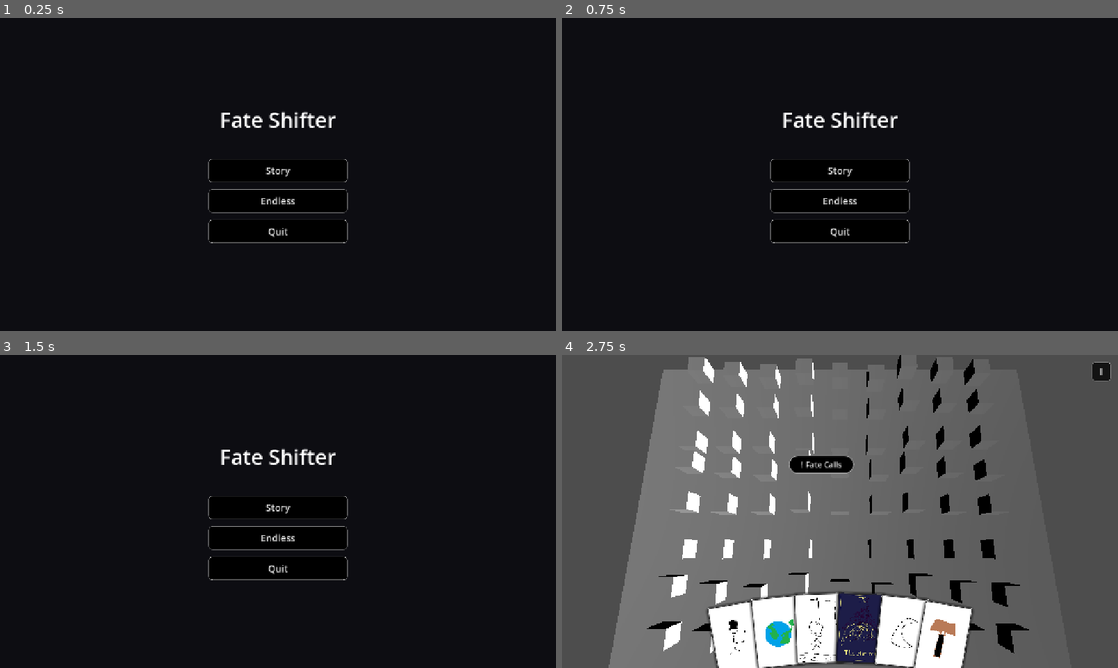
Above: before the commit, frames 1-4 (two rows, left to right).
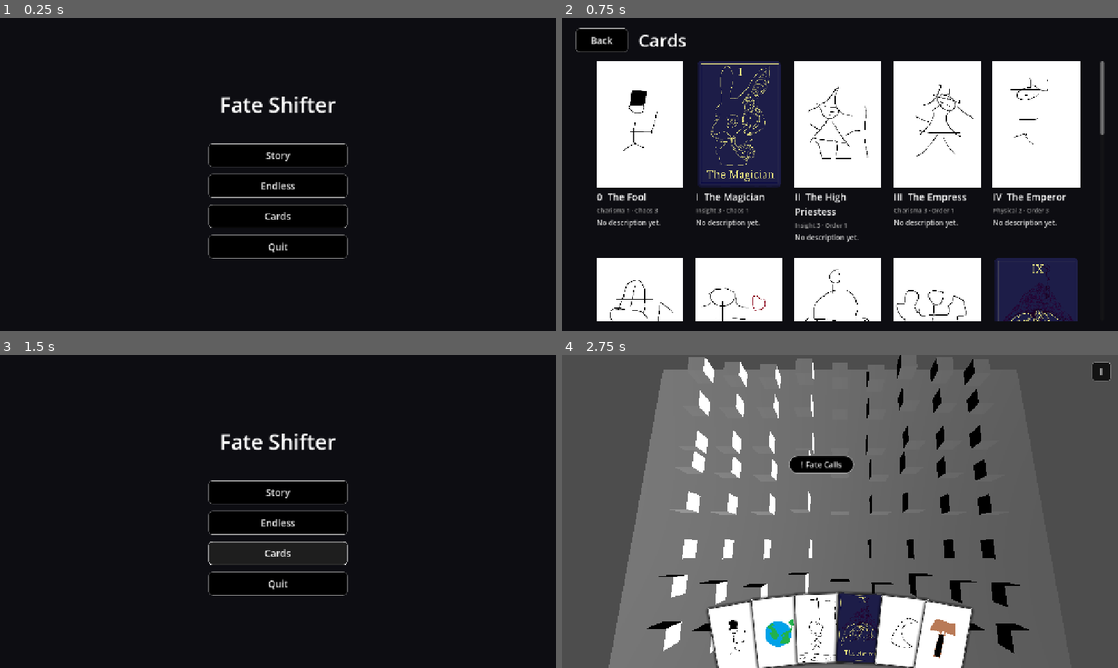
Above: after the commit, the same moments.

Repository: Cthulhu5227/GameOffShift
Game: Godot game, scene res://main_menu.tscn
Same seed, same stepped clock (60 frames per second), same inputs: the game is played once before the commit and once after it.
Inputs (mouse positions are in pixels of both pictures, inside the frame that each line leads up to):
- Up to frame 1 (0.25 s): no input
- Up to frame 2 (0.75 s): click (840, 215) at 0.5 s, where only the run after the commit has a clickable "Cards"
- Up to frame 3 (1.5 s): click (38, 376) at 1.25 s, where only the run after the commit has a clickable "Back"
- Up to frame 4 (2.75 s): click "Story" at 2 s

The runs differ from the first frame. In frame 1, 2.7% of the frame differs, in the area x 37-63%, y 25-77%; in frame 2, 49%, in the area x 2-98%, y 3-97%; in frame 3, 3.8%; in frame 4, nothing differs.

Commit message:
Added a card page to describe each card.

Diff:
--- /dev/null
+++ b/shift/card_gallery.gd
@@ -0,0 +1,52 @@
+extends Control
+
+const MAIN_MENU := "res://main_menu.tscn"
+const CARD_FOLDER := "res://data/cards"
+const ART_FOLDER := "res://data/card_imgs"
+const ENTRY_WIDTH := 200.0
+const ROMAN := ["0", "I", "II", "III", "IV", "V", "VI", "VII", "VIII", "IX", "X", "XI", "XII", "XIII", "XIV", "XV", "XVI", "XVII", "XVIII", "XIX", "XX", "XXI"]
+
+@onready var grid: GridContainer = %Grid
+
+func _ready() -> void:
+    %BackButton.pressed.connect(get_tree().change_scene_to_file.bind(MAIN_MENU))
+    var cards := CardBag.load_cards(CARD_FOLDER)
+    cards.sort_custom(func(a, b): return a.number < b.number)
+    for card in cards:
+        grid.add_child(_make_entry(card))
+
+func _make_entry(card: CardData) -> Control:
+    var box := VBoxContainer.new()
+    box.custom_minimum_size.x = ENTRY_WIDTH
+    box.add_theme_constant_override("separation", 6)
+
+    var art := TextureRect.new()
+    art.texture = card.art if card.art else load(ART_FOLDER.path_join(String(card.id) + ".png"))
+    art.custom_minimum_size = Vector2(ENTRY_WIDTH, ENTRY_WIDTH * 640.0 / 440.0)
+    art.expand_mode = TextureRect.EXPAND_IGNORE_SIZE
+    art.stretch_mode = TextureRect.STRETCH_KEEP_ASPECT_CENTERED
+    box.add_child(art)
+
+    var numeral: String = ROMAN[card.number] if card.number < ROMAN.size() else str(card.number)
+    box.add_child(_label("%s  %s" % [numeral, card.display_name], 22, Color.WHITE))
+    box.add_child(_label(_traits_text(card), 14, Color(0.6, 0.6, 0.6)))
+    var desc := card.description if card.description != "" else "No description yet."
+    box.add_child(_label(desc, 16, Color(0.85, 0.85, 0.85)))
+    return box
+
+## e.g. "Physical 2 · Chaos 2" (traits at 0 are left out)
+func _traits_text(card: CardData) -> String:
+    var parts: PackedStringArray = []
+    for t in CardData.TRAITS:
+        var value: int = card.get(t)
+        if value > 0:
+            parts.append("%s %d" % [String(t).capitalize(), value])
+    return " · ".join(parts)
+
+func _label(text: String, font_size: int, color: Color) -> Label:
+    var label := Label.new()
+    label.text = text
+    label.autowrap_mode = TextServer.AUTOWRAP_WORD_SMART
+    label.add_theme_font_size_override("font_size", font_size)
+    label.add_theme_color_override("font_color", color)
+    return label
--- /dev/null
+++ b/shift/card_gallery.tscn
@@ -0,0 +1,113 @@
+[gd_scene format=3]
+
+[ext_resource type="Script" path="res://card_gallery.gd" id="1_gallery"]
+
+[sub_resource type="StyleBoxFlat" id="Style_btn_normal"]
+content_margin_left = 16.0
+content_margin_top = 10.0
+content_margin_right = 16.0
+content_margin_bottom = 10.0
+bg_color = Color(0, 0, 0, 1)
+border_width_left = 1
+border_width_top = 1
+border_width_right = 1
+border_width_bottom = 1
+border_color = Color(0.6, 0.6, 0.6, 1)
+corner_radius_top_left = 8
+corner_radius_top_right = 8
+corner_radius_bottom_right = 8
+corner_radius_bottom_left = 8
+
+[sub_resource type="StyleBoxFlat" id="Style_btn_hover"]
+content_margin_left = 16.0
+content_margin_top = 10.0
+content_margin_right = 16.0
+content_margin_bottom = 10.0
+bg_color = Color(0.12, 0.12, 0.12, 1)
+border_width_left = 1
+border_width_top = 1
+border_width_right = 1
+border_width_bottom = 1
+border_color = Color(1, 1, 1, 1)
+corner_radius_top_left = 8
+corner_radius_top_right = 8
+corner_radius_bottom_right = 8
+corner_radius_bottom_left = 8
+
+[sub_resource type="Theme" id="Theme_menu"]
+Button/colors/font_color = Color(0.92, 0.92, 0.92, 1)
+Button/colors/font_hover_color = Color(1, 1, 1, 1)
+Button/colors/font_focus_color = Color(1, 1, 1, 1)
+Button/font_sizes/font_size = 22
+Button/styles/normal = SubResource("Style_btn_normal")
+Button/styles/pressed = SubResource("Style_btn_normal")
+Button/styles/hover = SubResource("Style_btn_hover")
+Button/styles/focus = SubResource("Style_btn_hover")
+
+[node name="CardGallery" type="Control"]
+layout_mode = 3
+anchors_preset = 15
+anchor_right = 1.0
+anchor_bottom = 1.0
+grow_horizontal = 2
+grow_vertical = 2
+theme = SubResource("Theme_menu")
+script = ExtResource("1_gallery")
+
+[node name="Background" type="ColorRect" parent="."]
+layout_mode = 1
+anchors_preset = 15
+anchor_right = 1.0
+anchor_bottom = 1.0
+grow_horizontal = 2
+grow_vertical = 2
+color = Color(0.05, 0.05, 0.07, 1)
+
+[node name="Margin" type="MarginContainer" parent="."]
+layout_mode = 1
+anchors_preset = 15
+anchor_right = 1.0
+anchor_bottom = 1.0
+grow_horizontal = 2
+grow_vertical = 2
+theme_override_constants/margin_left = 32
+theme_override_constants/margin_top = 24
+theme_override_constants/margin_right = 32
+theme_override_constants/margin_bottom = 24
+
+[node name="VBox" type="VBoxContainer" parent="Margin"]
+layout_mode = 2
+theme_override_constants/separation = 20
+
+[node name="Header" type="HBoxContainer" parent="Margin/VBox"]
+layout_mode = 2
+theme_override_constants/separation = 24
+
+[node name="BackButton" type="Button" parent="Margin/VBox/Header"]
+unique_name_in_owner = true
+custom_minimum_size = Vector2(120, 48)
+layout_mode = 2
+mouse_default_cursor_shape = 2
+text = "Back"
+
+[node name="Title" type="Label" parent="Margin/VBox/Header"]
+layout_mode = 2
+theme_override_colors/font_color = Color(1, 1, 1, 1)
+theme_override_font_sizes/font_size = 40
+text = "Cards"
+
+[node name="Scroll" type="ScrollContainer" parent="Margin/VBox"]
+layout_mode = 2
+size_flags_vertical = 3
+horizontal_scroll_mode = 0
+
+[node name="Center" type="CenterContainer" parent="Margin/VBox/Scroll"]
+layout_mode = 2
+size_flags_horizontal = 3
+
+[node name="Grid" type="GridContainer" parent="Margin/VBox/Scroll/Center"]
+unique_name_in_owner = true
+layout_mode = 2
+theme_override_constants/h_separation = 28
+theme_override_constants/v_separation = 36
+columns = 5
--- a/shift/card_handlers/card_bag.gd
+++ b/shift/card_handlers/card_bag.gd
@@ -5,7 +5,7 @@
 func _enter_tree():
 	cards = load_cards("res://data/cards")
 
-func load_cards(folder : String) -> Array[CardData]:
+static func load_cards(folder : String) -> Array[CardData]:
 	var cards: Array[CardData] = []
 
 	for file in DirAccess.get_files_at(folder):
--- a/shift/main_menu.gd
+++ b/shift/main_menu.gd
@@ -1,10 +1,12 @@
 extends Control
 
 const GAME_SCENE := "res://world.tscn"
+const CARDS_SCENE := "res://card_gallery.tscn"
 
 func _ready() -> void:
     %StoryButton.pressed.connect(_start.bind(GameState.Mode.STORY))
     %EndlessButton.pressed.connect(_start.bind(GameState.Mode.ENDLESS))
+    %CardsButton.pressed.connect(get_tree().change_scene_to_file.bind(CARDS_SCENE))
     %QuitButton.pressed.connect(get_tree().quit)
 
 func _start(mode: int) -> void:
--- a/shift/main_menu.tscn
+++ b/shift/main_menu.tscn
@@ -101,6 +101,13 @@
 mouse_default_cursor_shape = 2
 text = "Endless"
 
+[node name="CardsButton" type="Button" parent="Center/VBox"]
+unique_name_in_owner = true
+custom_minimum_size = Vector2(0, 54)
+layout_mode = 2
+mouse_default_cursor_shape = 2
+text = "Cards"
+
 [node name="QuitButton" type="Button" parent="Center/VBox"]
 unique_name_in_owner = true
 custom_minimum_size = Vector2(0, 54)
Not shown, added: shift/card_gallery.gd.uid
